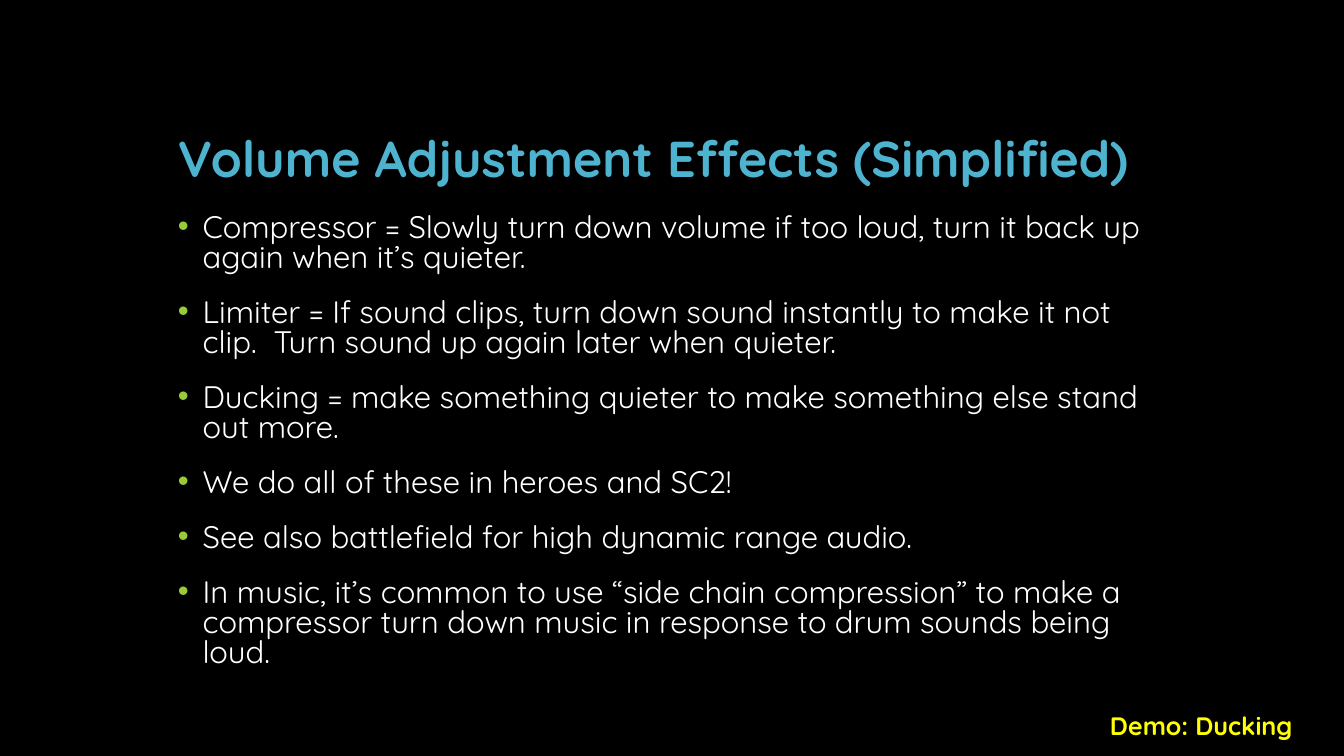
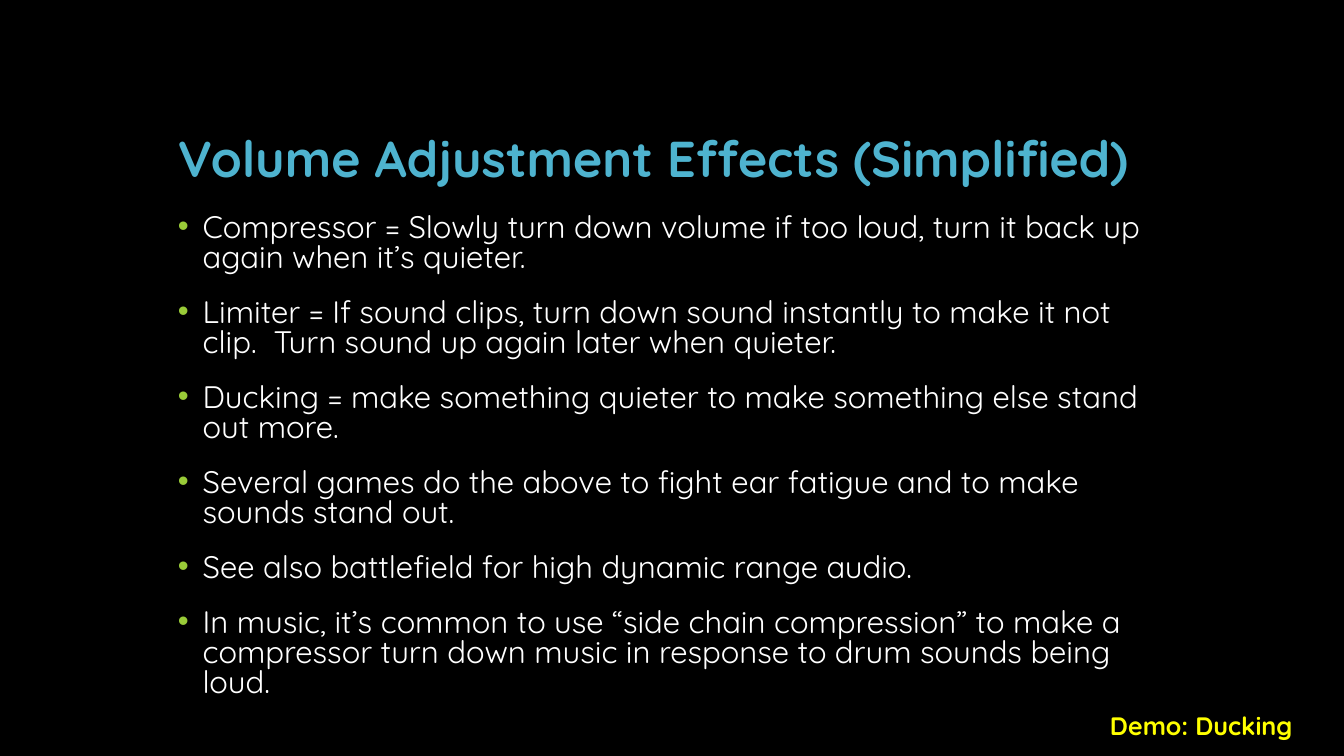
Before and after one commit to Atrix256/MusicSynth, a slide deck: slide 21 of Audio Synthesis For Music.pptx. Drawn at 1344x756 pixels with LibreOffice and Linux fonts; fonts in the diff are those of the drawing; background and template pictures are left out. Boxes give left, top, right and bottom in pixels: in the first picture for what was removed or moved away, otherwise in the second. Text is boxed around its words. In the diff, an @@ line names an element or a change of style, - is before the commit and + after.

Commit message:
update

```diff
--- a/Audio Synthesis For Music.pptx
+++ b/Audio Synthesis For Music.pptx
@@ text at (203, 470, 1078, 524): text changed @@
-• We do all of these in heroes and SC2!
+• Several games do the above to fight ear fatigue and to make sounds stand out.
```
